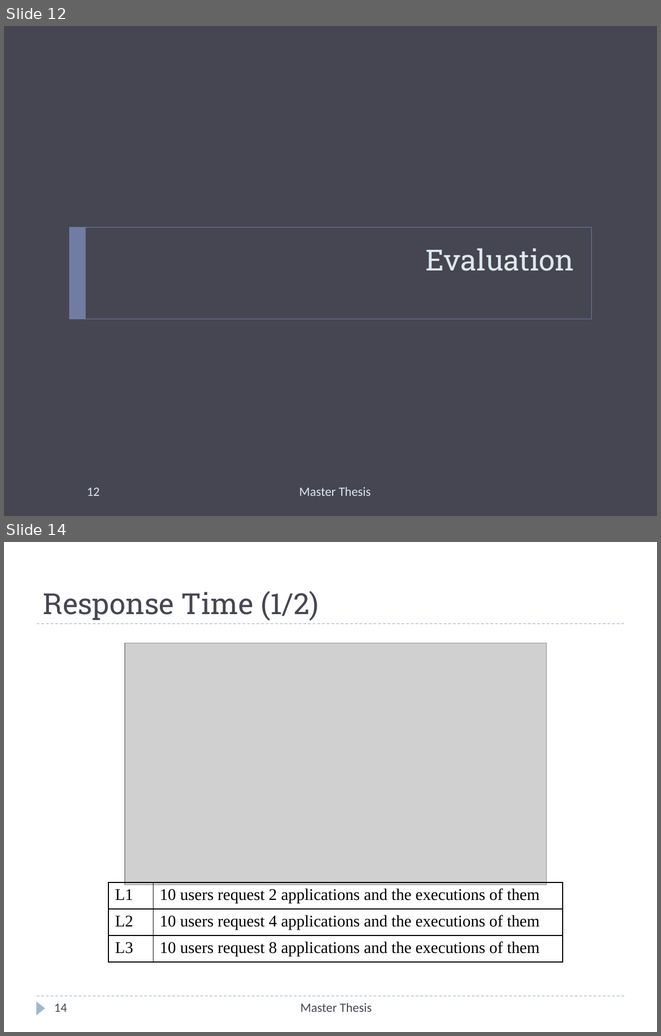
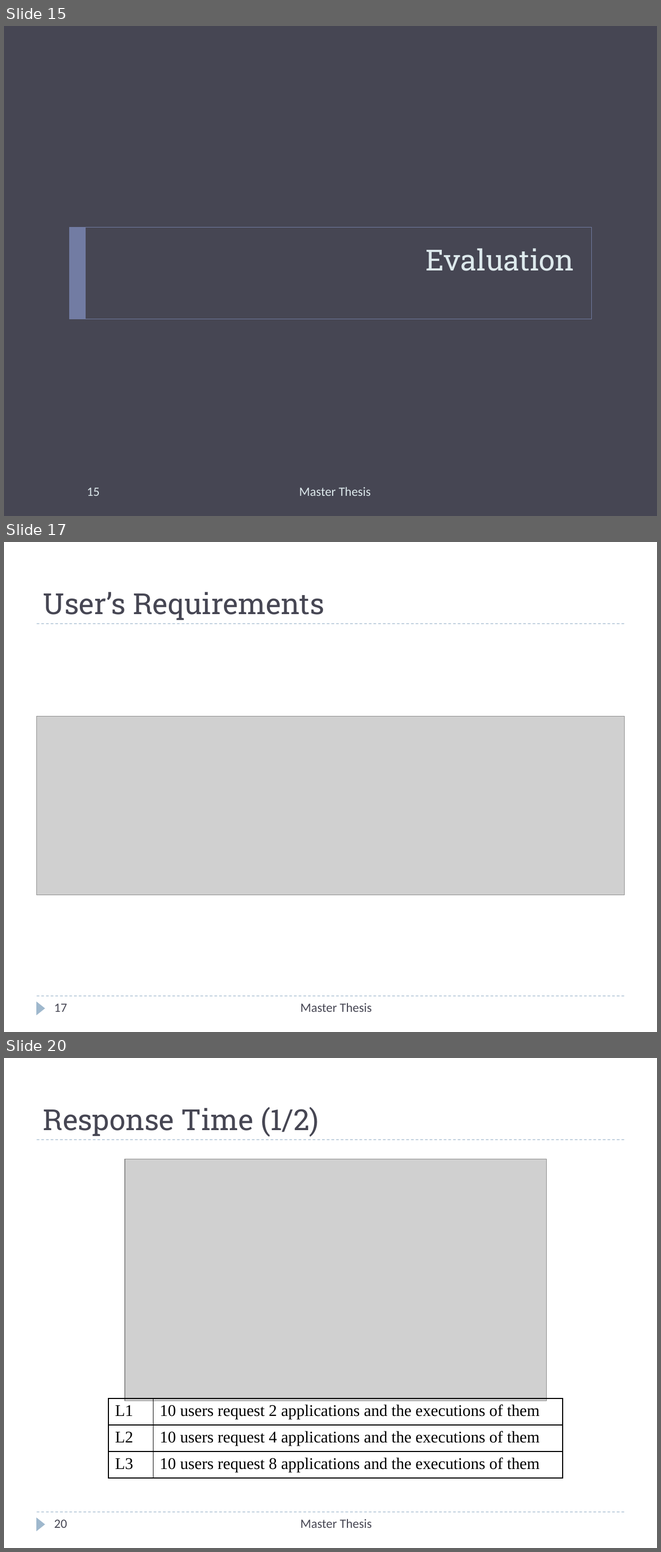
Before and after one commit to Christos-Papoulas/master_thesis, a slide deck: presentation/presentation.pptx. Shown one above the other, each under a label of ours: slides 12 and 14 before the commit, slides 15, 17 and 20 after it; the slides between them are not shown. The pictures are 661x1036 and 661x1552 pixels, drawn with LibreOffice and Linux fonts; fonts in the diff are those of the drawing; grey boxes stand for pictures. Boxes give left, top, right and bottom in pixels: in the first picture for what was removed or moved away, otherwise in the second. Text is boxed around its words. In the diff, an @@ line names an element or a change of style, - is before the commit and + after.

```diff
--- a/presentation/presentation.pptx
+++ b/presentation/presentation.pptx
@@ slide 17 added at [4,542,657,1032], background #FFFFFF; not listed: 3 template elements that a slide beside it also shows @@
@@ title added at [43,592,324,620], 32 pt, text #464653 @@
+User’s Requirements
@@ picture added at [37,716,624,894] @@
@@ text added at [300,1003,372,1012], 14 pt, text #464653 @@
+Master Thesis
@@ page number added at [54,1003,67,1012], 14 pt, text #464653 @@
+17
@@ what was slide 12 is now slide 15 @@
@@ page number at [87,487,99,496]: text changed @@
-12
+15
@@ what was slide 14 is now slide 20 @@
@@ page number at [54,1519,67,1528]: text changed @@
-14
+20
```
Also in this commit, not shown: 7 slides changed, 5 other slides added, 5 other files.
